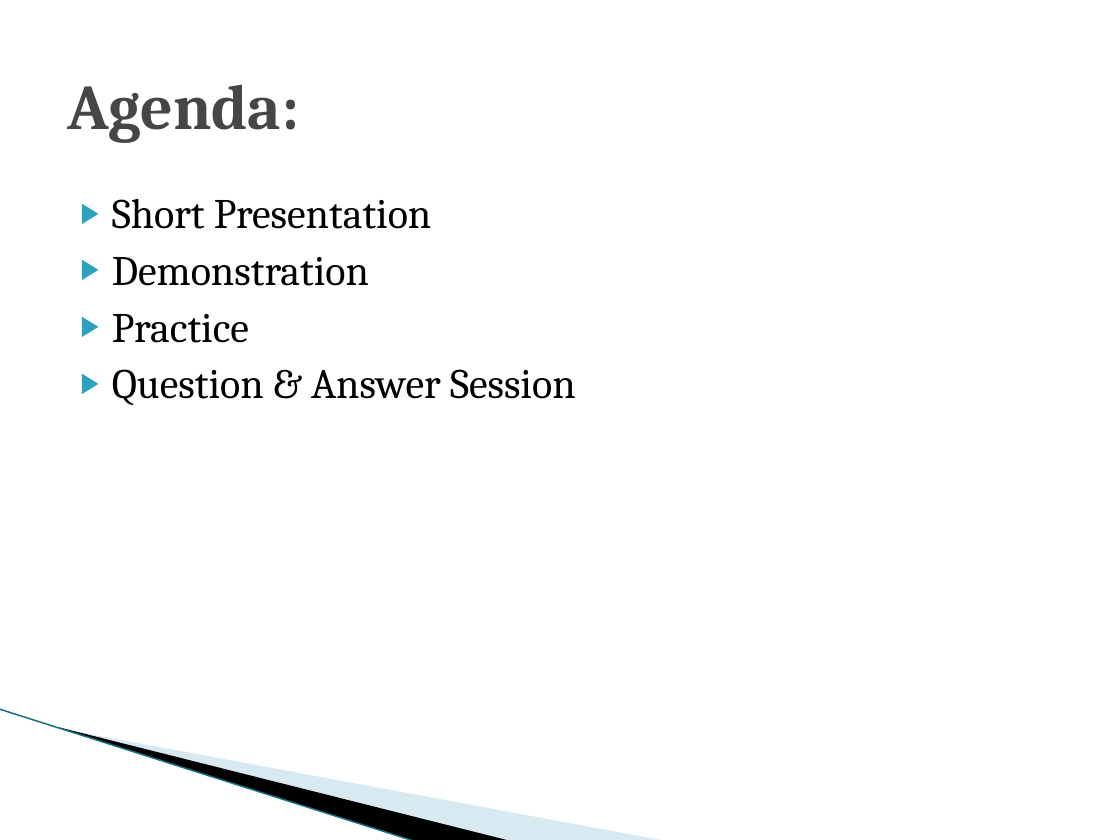
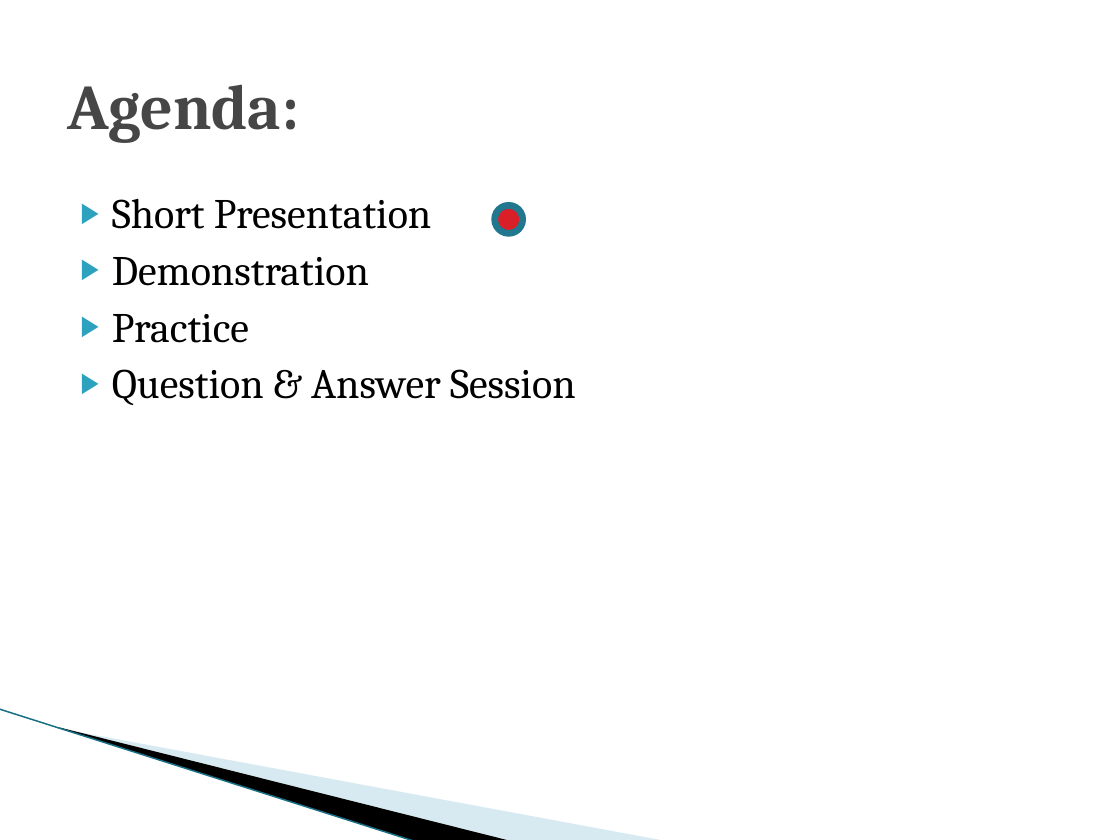
Before and after one commit to jbchurchill/current_presentations, a slide deck: slide 2 of Garrett_County_Webmaps.pptx. Drawn at 1120x840 pixels with LibreOffice and Linux fonts; fonts in the diff are those of the drawing; background and template pictures are left out. Boxes give left, top, right and bottom in pixels: in the first picture for what was removed or moved away, otherwise in the second. Text is boxed around its words. In the diff, an @@ line names an element or a change of style, - is before the commit and + after.

```diff
--- a/Garrett_County_Webmaps.pptx
+++ b/Garrett_County_Webmaps.pptx
@@ ellipse added at box(495, 205, 523, 233), fill #DA1F28, outline #21788D 4.33 pt @@
```
Also in this commit, not shown: 1 other file.
